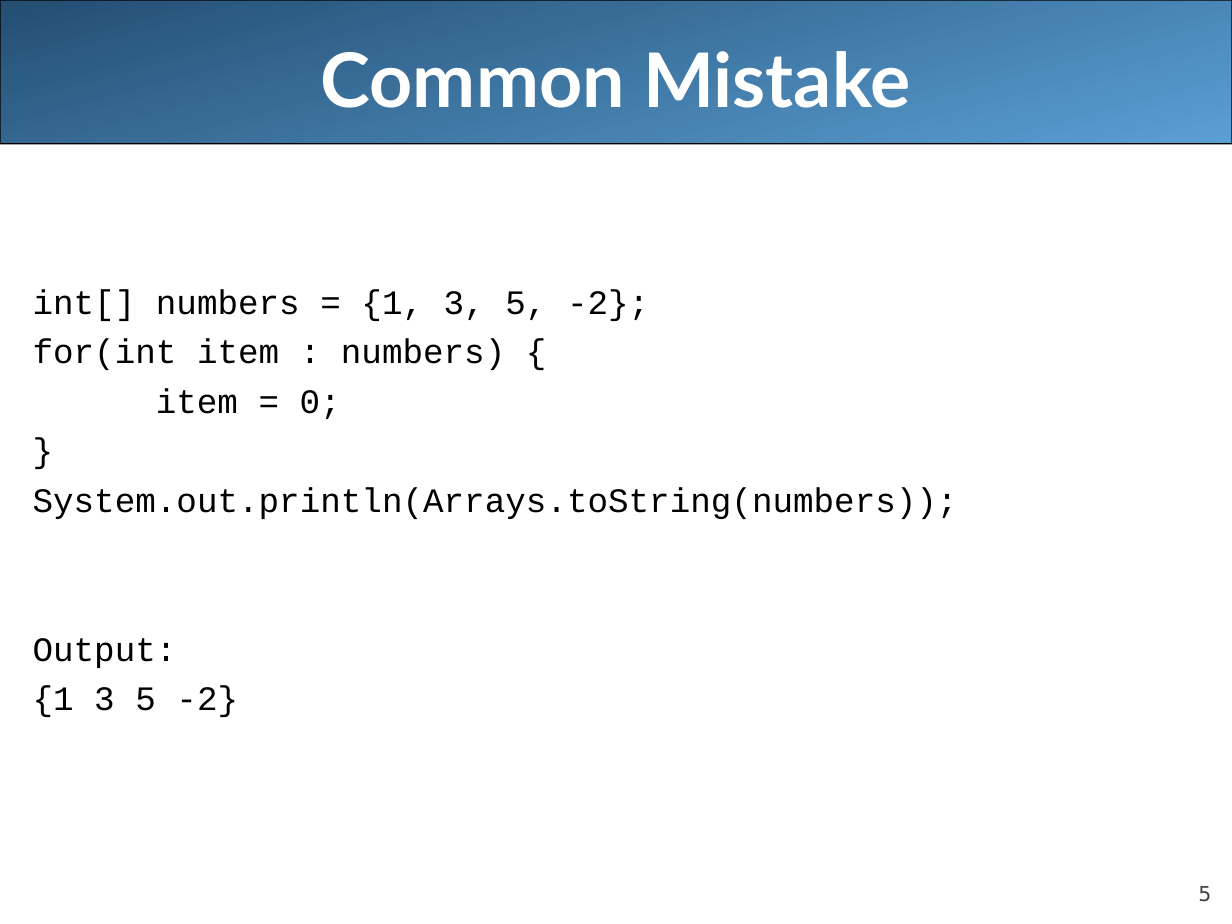
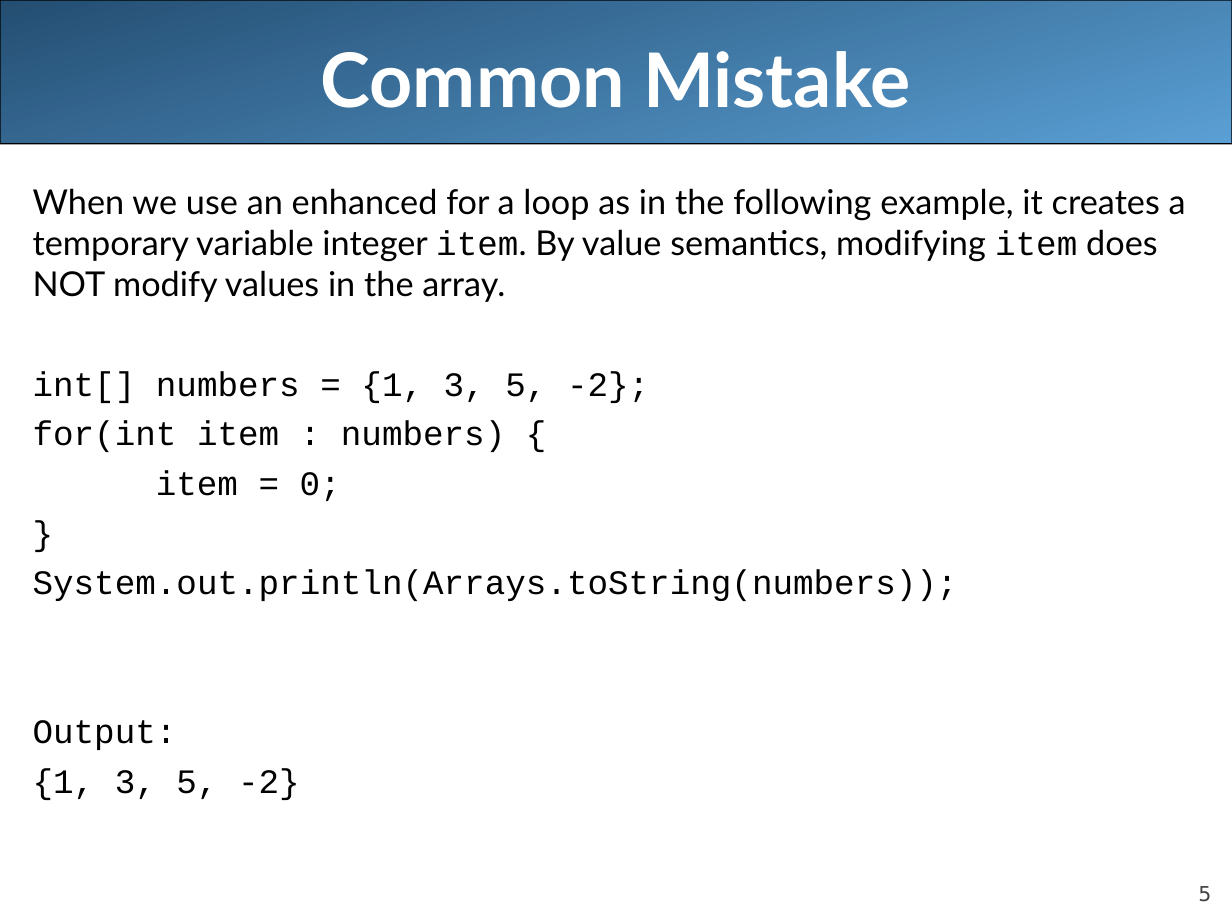
Before and after one commit to LongBaoNguyen/longbaonguyen.github.io, a slide deck: slide 5 of courses/apcsa/lecture17.ppt. Drawn at 1232x924 pixels with LibreOffice and Linux fonts; fonts in the diff are those of the drawing. Boxes give left, top, right and bottom in pixels: in the first picture for what was removed or moved away, otherwise in the second. Text is boxed around its words. In the diff, an @@ line names an element or a change of style, - is before the commit and + after.

```diff
--- a/courses/apcsa/lecture17.ppt
+++ b/courses/apcsa/lecture17.ppt
@@ text at bbox=[33, 188, 1186, 302]: paragraph added @@
+When we use an enhanced for a loop as in the following example, it creates a temporary variable integer item. By value semantics, modifying item does NOT modify values in the array.
@@ text at bbox=[33, 768, 300, 800]: text changed @@
-{1 3 5 -2}
+{1, 3, 5, -2}
```
Also in this commit, not shown: 3 other slides changed, 1 other file.
